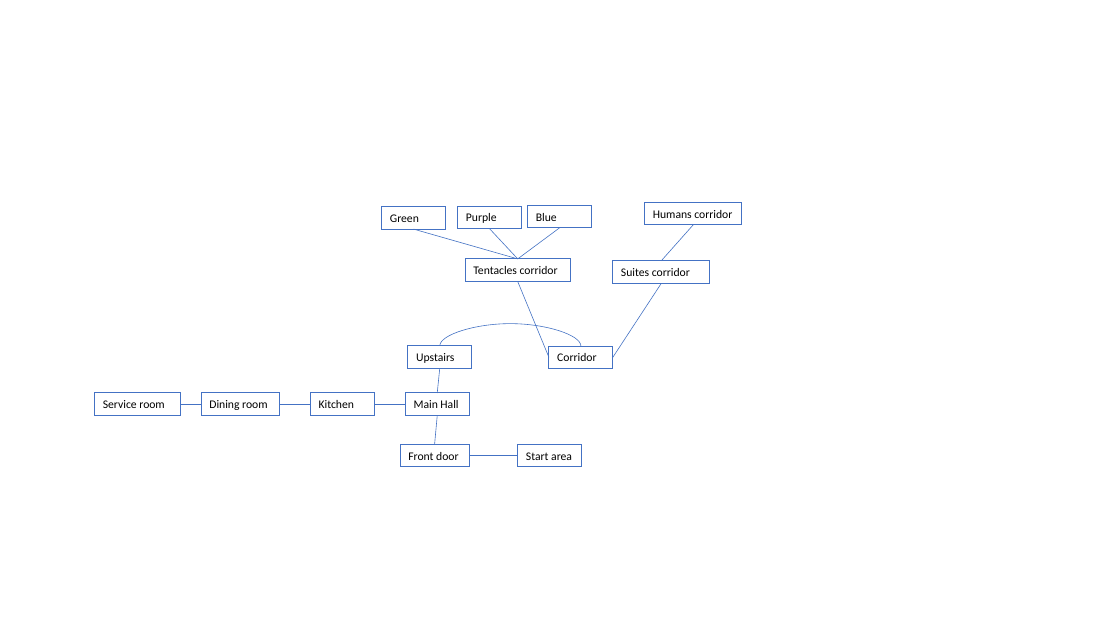
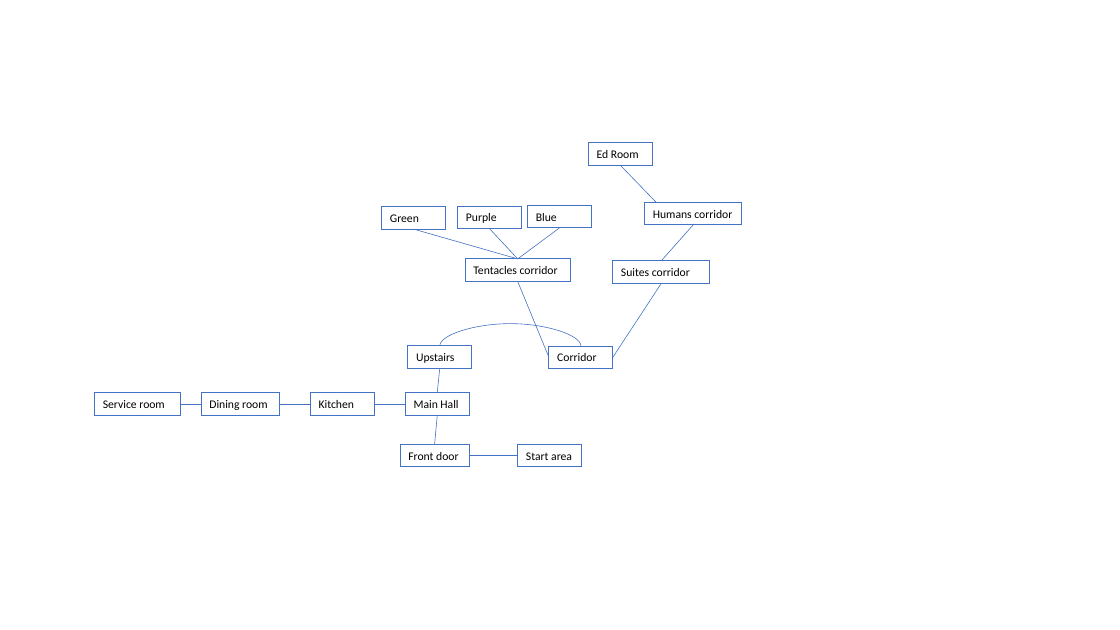
Before and after one commit to CPULL/Mighty-Maniac-Mansion, a slide deck: slide 1 of Logic/MM Rooms.pptx. Drawn at 1120x630 pixels with LibreOffice and Linux fonts; fonts in the diff are those of the drawing; background and template pictures are left out. Boxes give left, top, right and bottom in pixels: in the first picture for what was removed or moved away, otherwise in the second. Text is boxed around its words. In the diff, an @@ line names an element or a change of style, - is before the commit and + after.

```diff
--- a/Logic/MM Rooms.pptx
+++ b/Logic/MM Rooms.pptx
@@ rectangle added at (589,143,653,166), outline #4472C4 0.75 pt, 10 pt, text #000000 @@
+Ed Room
@@ line added from (621, 166) to (656, 202), #4472C4 0.5 pt @@
```
Also in this commit, not shown: 27 other files.
